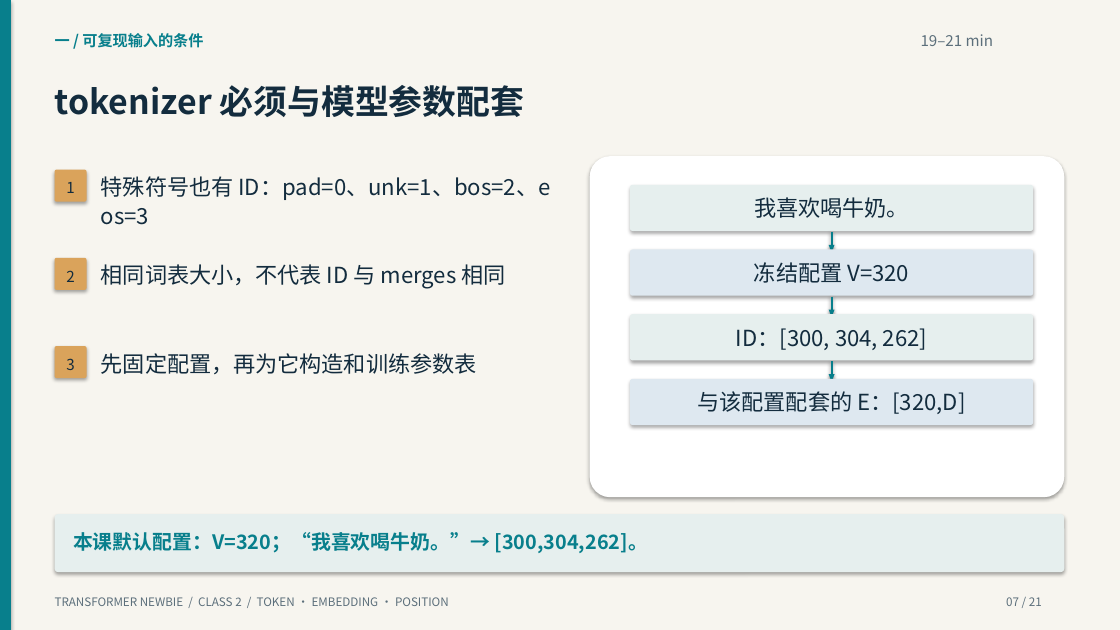
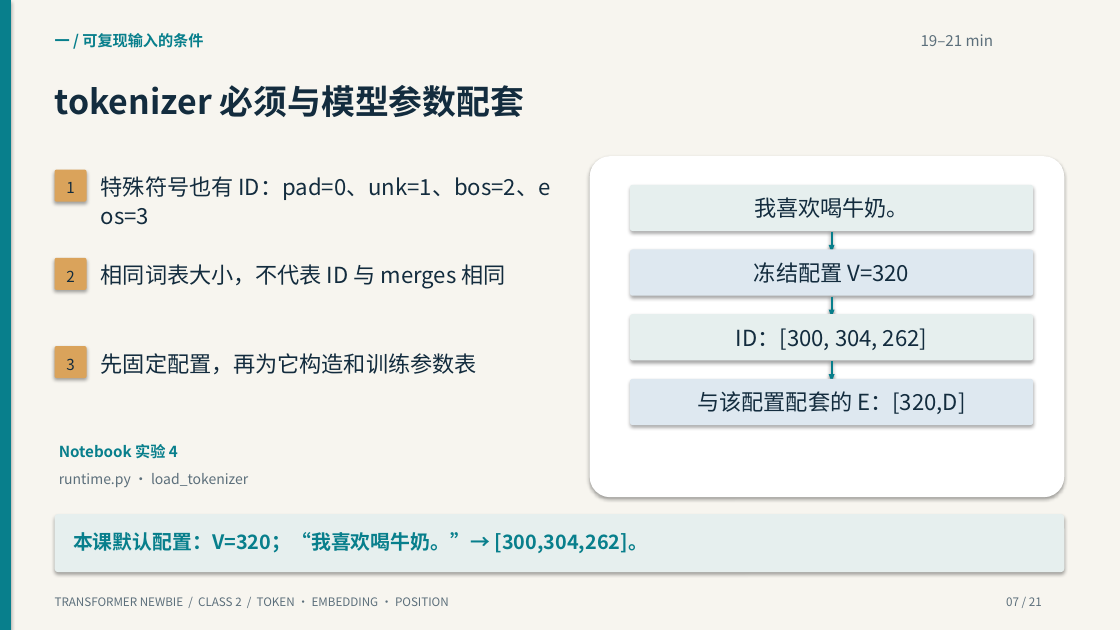
Before and after one commit to yangzy723/Transformer-Newbie, a slide deck: slide 7 of class2/class2_tokens_embeddings_positions.pptx. Drawn at 1120x630 pixels with LibreOffice and Linux fonts; fonts in the diff are those of the drawing. Boxes give left, top, right and bottom in pixels: in the first picture for what was removed or moved away, otherwise in the second. Text is boxed around its words. In the diff, an @@ line names an element or a change of style, - is before the commit and + after.

```diff
--- a/class2/class2_tokens_embeddings_positions.pptx
+++ b/class2/class2_tokens_embeddings_positions.pptx
@@ text added at <box>59,444,178,458</box>, 13 pt, text #087F8C, bold @@
+Notebook 实验 4
@@ text added at <box>59,473,248,487</box>, 12 pt, text #5C6F7B @@
+runtime.py · load_tokenizer
```
Also in this commit, not shown: 17 other slides changed, 41 other files.
